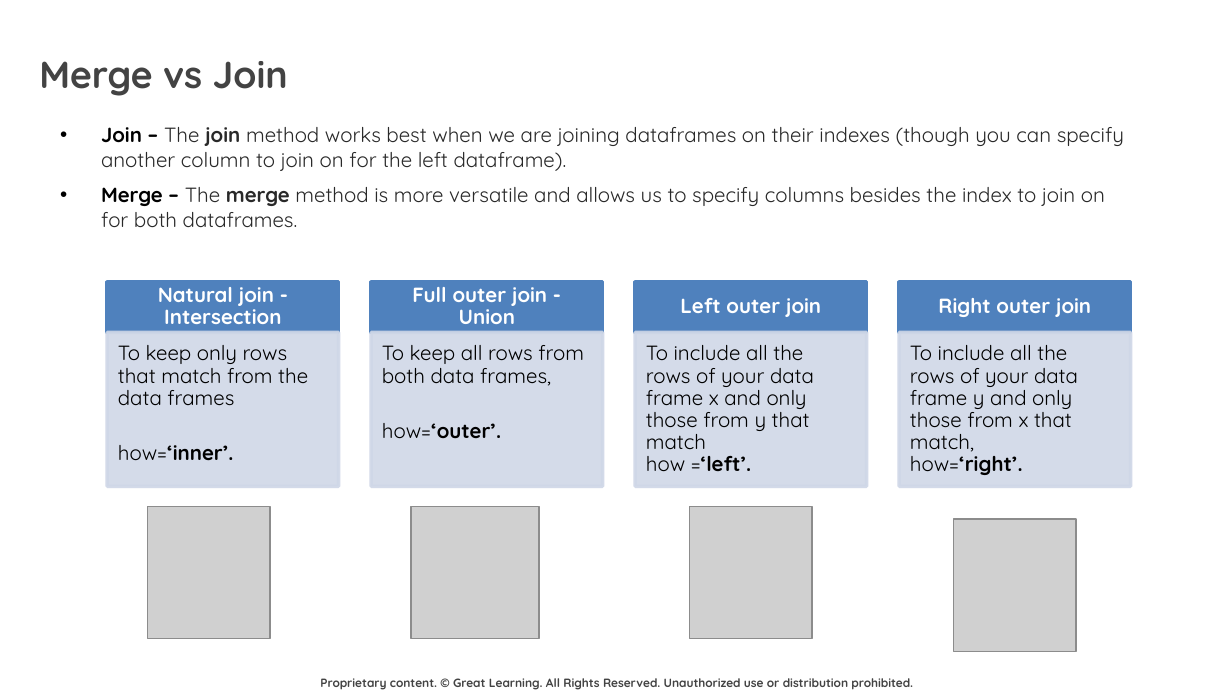
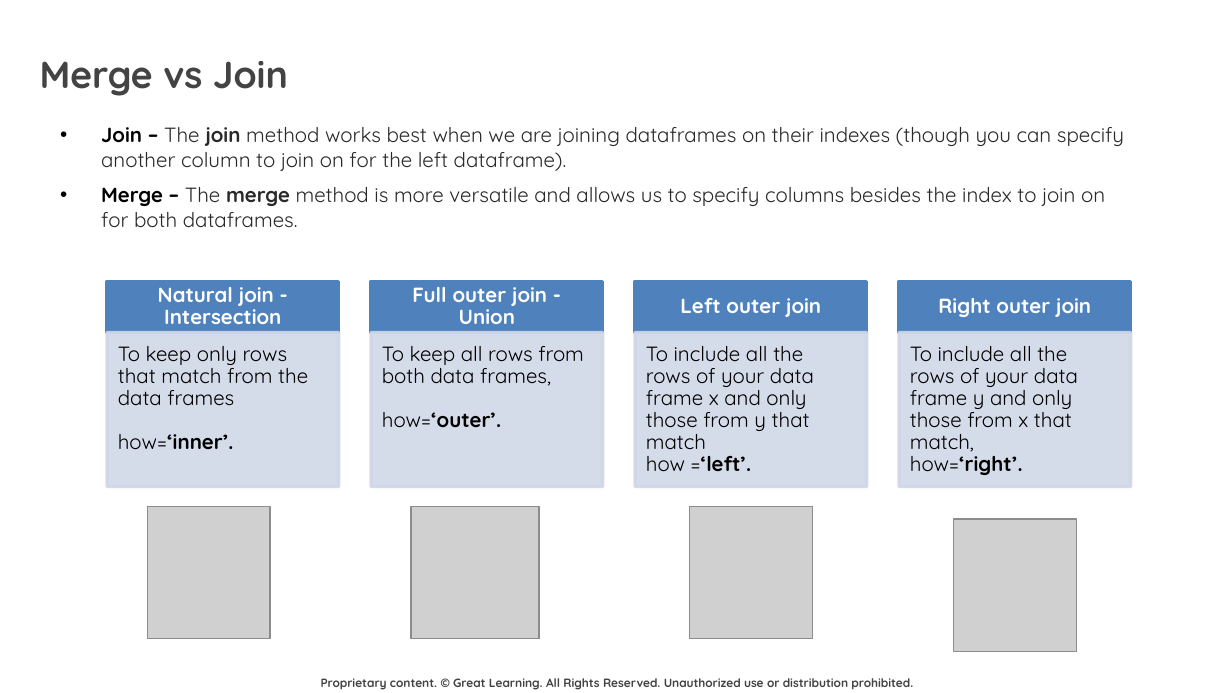
Before and after one commit to sirhomersimpson/pgp-aiml, a slide deck: slide 10 of fundamentals_aiml/PGP DSBA MLS 3 Python for Data Science - Numpy and Pandas.pptx. Drawn at 1232x693 pixels with LibreOffice and Linux fonts; fonts in the diff are those of the drawing; grey boxes stand for pictures; background and template pictures are left out. Boxes give left, top, right and bottom in pixels: in the first picture for what was removed or moved away, otherwise in the second. Text is boxed around its words. In the diff, an @@ line names an element or a change of style, - is before the commit and + after.

Commit message:
Added latest DataScience ppt

```diff
--- a/fundamentals_aiml/PGP DSBA MLS 3 Python for Data Science - Numpy and Pandas.pptx
+++ b/fundamentals_aiml/PGP DSBA MLS 3 Python for Data Science - Numpy and Pandas.pptx
@@ text at (x1=101, y1=187, x2=1105, y2=227): highlight #FFFFFF to none in "Merge –" @@
@@ text "To keep only rows that ..." rewrapped from (x1=118, y1=345, x2=308, y2=461) to (x1=118, y1=346, x2=308, y2=449) @@
@@ text "To keep all rows from ..." rewrapped from (x1=382, y1=345, x2=584, y2=439) to (x1=382, y1=346, x2=584, y2=428) @@
@@ outline #CFD7E7 2.01 pt to #CFD7E7 2 pt in 4 elements at (x1=107, y1=333, x2=339, y2=487), (x1=371, y1=333, x2=602, y2=487), (x1=636, y1=333, x2=867, y2=487), (x1=899, y1=333, x2=1131, y2=487) @@
```
Also in this commit, not shown: 4 other slides changed.
